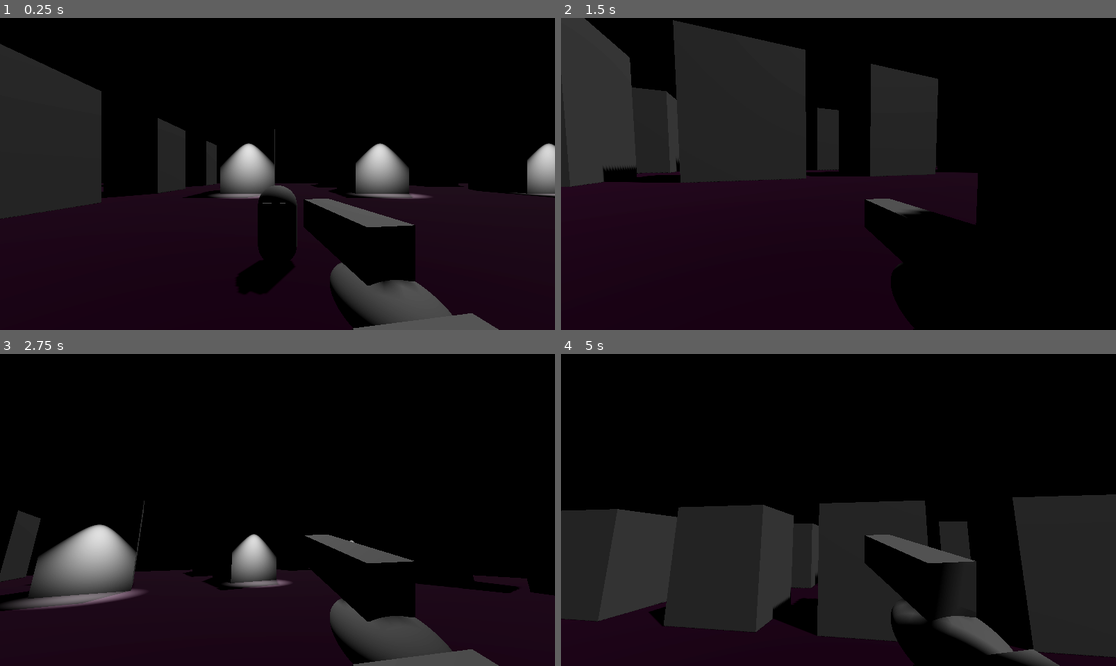
Above: before the commit, frames 1-4 (two rows, left to right).
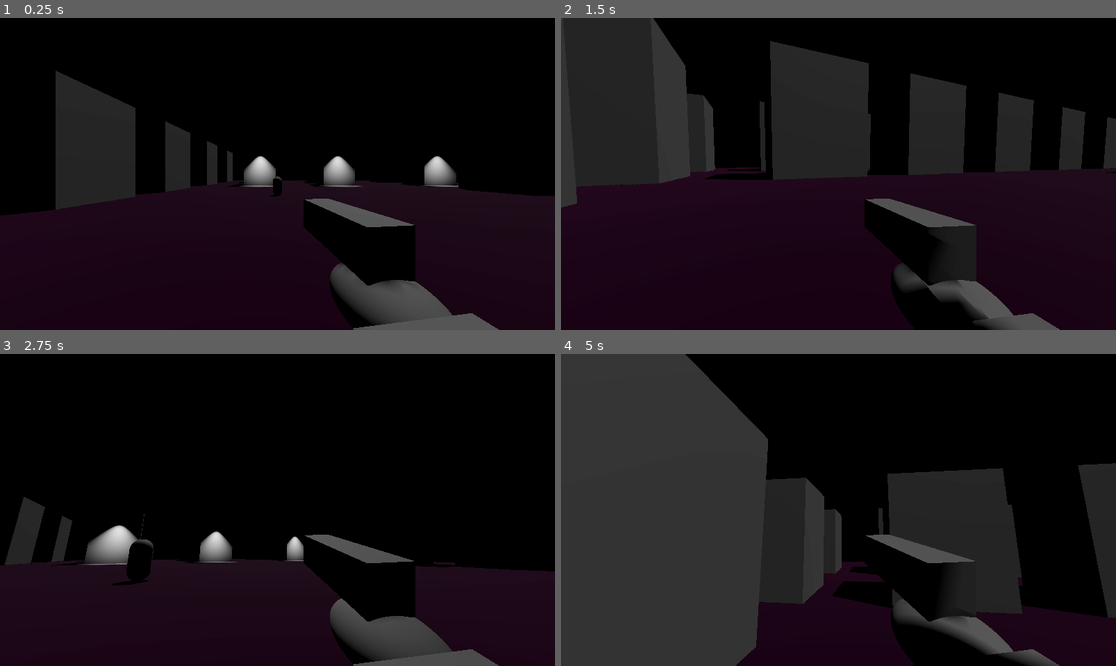
Above: after the commit, the same moments.

Repository: jrunion/git_2025fps
Game: Godot game, scene res://level_1.tscn
The game is run twice, just before and just after one commit, with the same random seed, the same clock (stepped at 60 frames per second) and the same inputs.
Inputs (mouse positions are in pixels of both pictures, inside the frame that each line leads up to):
- Up to frame 1 (0.25 s): no input
- Up to frame 2 (1.5 s): tap Enter (ui_accept) at 0.5, 0.77 s; move the mouse to (866, 174) at 0.52 s; move the mouse to (810, 174) at 1.27 s
- Up to frame 3 (2.75 s): tap Enter (ui_accept) at 1.52 s; move the mouse to (288, 503) at 2.02 s
- Up to frame 4 (5 s): move the mouse to (832, 516) at 2.77 s; tap Enter (ui_accept) at 3.02, 3.77, 4.25, 4.52 s; move the mouse to (877, 513) at 3.52 s; move the mouse to (794, 506) at 4.27 s

The runs differ from the first frame. In frame 1, 14% of the frame differs, in the area x 0-100%, y 8-85%; in frame 2, 33%; in frame 3, 9.2%; in frame 4, 42%, in the area x 0-100%, y 0-100%.

Commit message:
added wander mode for enemy

Diff:
--- a/Scripts/enemy.gd
+++ b/Scripts/enemy.gd
@@ -3,8 +3,9 @@
 var player = null
 
 
-const SPEED = 4
-const WEIGHT = 5
+@export var WalkSpeed = 4
+@export var RunSpeed = 6
+@export var Weight = 5
 
 @export var player_path : NodePath
 
@@ -24,11 +25,11 @@
 
 	var next_nav_point = nav_agent.get_next_path_position()
 	if detectedPlayer:
-		velocity = (next_nav_point - global_transform.origin).normalized() * SPEED
+		velocity = (next_nav_point - global_transform.origin).normalized() * WalkSpeed
 		look_at(Vector3(player.global_position.x, global_position.y, player.global_position.z), Vector3.UP)
 
 	if not is_on_floor():
-		velocity += get_gravity() * delta * WEIGHT
+		velocity += get_gravity() * delta * Weight
 
 	move_and_slide()
 
--- /dev/null
+++ b/Scripts/enemy_wander.gd
@@ -0,0 +1,26 @@
+extends State
+class_name EnemyWander
+
+var wander_direction: Vector3
+var wander_time: float = 0.0
+
+@onready var enemy: CharacterBody3D = get_parent()
+
+func randomize_variables():
+	wander_direction = Vector3(randf_range(-1.0,1.0), 0.0, randf_range(-1.0,1.0))
+	wander_time = randf_range(1.5,4)
+
+func enter():
+	randomize_variables()
+
+func process(delta: float):
+	if wander_time < 0.0:
+		randomize_variables()
+
+	wander_time -= delta
+
+func _physics_process(delta: float):
+	enemy.velocity = wander_direction * enemy.WalkSpeed
+
+	if not enemy.is_on_floor():
+		enemy.velocity += enemy.get_gravity()
--- a/level_1.tscn
+++ b/level_1.tscn
@@ -1,9 +1,10 @@
-[gd_scene load_steps=18 format=3 uid="uid://jpvtct2x8lv"]
+[gd_scene load_steps=19 format=3 uid="uid://jpvtct2x8lv"]
 
 [ext_resource type="Script" uid="uid://3xjj2xovho60" path="res://Scripts/player.gd" id="1_hbghi"]
 [ext_resource type="Script" uid="uid://feqyd778pir5" path="res://Scripts/world.gd" id="1_hn12h"]
 [ext_resource type="Script" uid="uid://b5sexq6om6lwh" path="res://Scripts/enemy.gd" id="2_hbghi"]
-[ext_resource type="Script" uid="uid://bklkxl2577bn5" path="res://Scripts/state_enemy.gd" id="3_ihfcg"]
+[ext_resource type="Script" uid="uid://dmx203sl3ghoa" path="res://Scripts/enemy_wander.gd" id="3_rka8t"]
+[ext_resource type="Script" uid="uid://btj15gym6kyh5" path="res://Scripts/state_machine_enemy.gd" id="4_5hph3"]
 
 [sub_resource type="ProceduralSkyMaterial" id="ProceduralSkyMaterial_ilcil"]
 sky_top_color = Color(0, 0, 0, 1)
@@ -247,11 +248,16 @@
 debug_shape_custom_color = Color(0.953222, 4.81308e-05, 0.702386, 1)
 debug_shape_thickness = 4
 
-[node name="StateTracker" type="Node" parent="enemy"]
-script = ExtResource("3_ihfcg")
+[node name="EnemyWander" type="Node" parent="enemy"]
+script = ExtResource("3_rka8t")
+metadata/_custom_type_script = "uid://dmx203sl3ghoa"
+
+[node name="EnemyStateMachine" type="Node" parent="enemy" node_paths=PackedStringArray("InitialState")]
+script = ExtResource("4_5hph3")
+InitialState = NodePath("../EnemyWander")
 
 [node name="Player" type="CharacterBody3D" parent="."]
-transform = Transform3D(1, 0, 0, 0, 1, 0, 0, 0, 1, 0, 1.94849, 0)
+transform = Transform3D(1, 0, 0, 0, 1, 0, 0, 0, 1, 0, 1.94849, 16.6798)
 script = ExtResource("1_hbghi")
 
 [node name="MeshInstance3D" type="MeshInstance3D" parent="Player"]
Not shown, added: Scripts/enemy_wander.gd.uid
